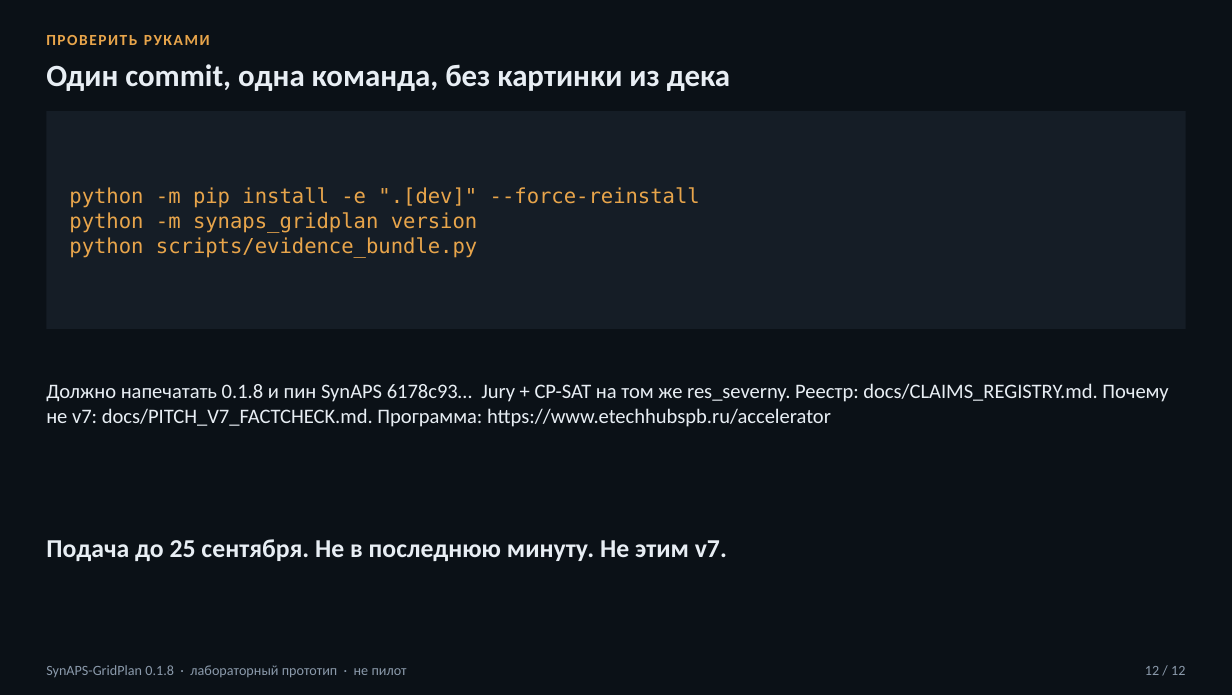
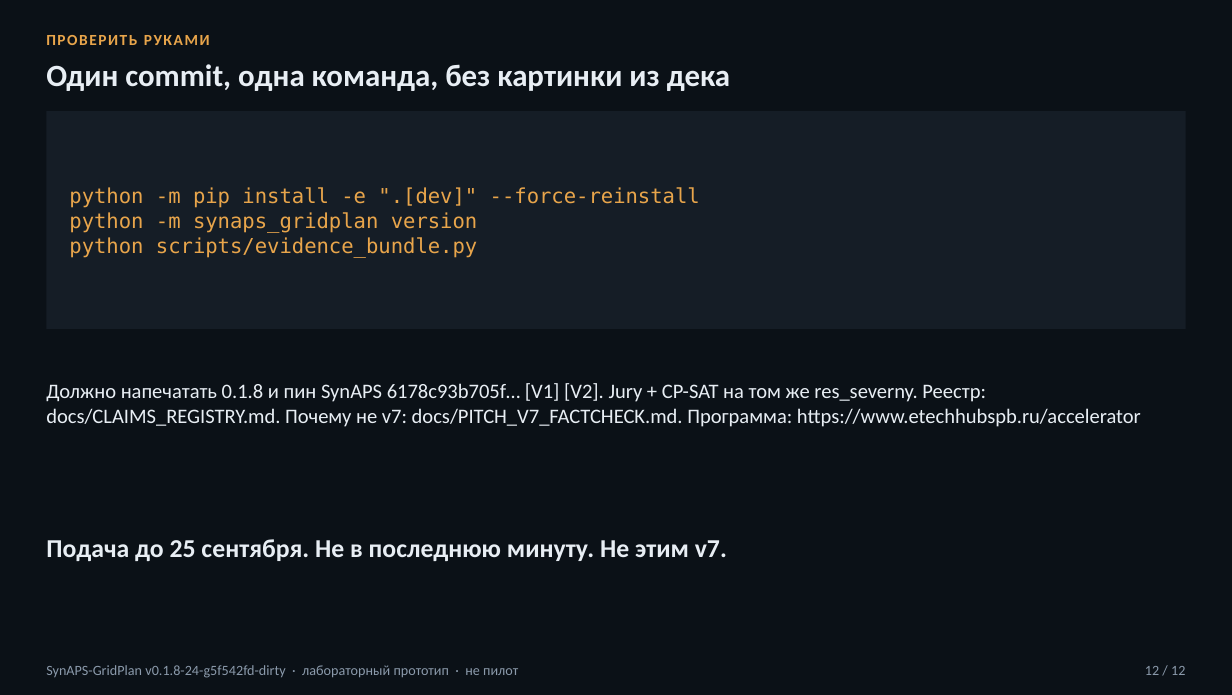
Before and after one commit to KonkovDV/SynAPS-GridPlan, a slide deck: slide 12 of SynAPS_v8_Evidence.pptx. Drawn at 1232x695 pixels with LibreOffice and Linux fonts; fonts in the diff are those of the drawing. Boxes give left, top, right and bottom in pixels: in the first picture for what was removed or moved away, otherwise in the second. Text is boxed around its words. In the diff, an @@ line names an element or a change of style, - is before the commit and + after.

Commit message:
build: rebuild evidence deck from jury_report and git describe
python scripts/build_deck.py reads jury_report.md, versions.py, PILOT budget, and git describe. Footer is no longer a hardcoded 0.1.8. pptx metadata is Коньков Д.В. / SynAPS with unique slide titles. CI diffs docs/DECK_TEXT.txt.

```diff
--- a/SynAPS_v8_Evidence.pptx
+++ b/SynAPS_v8_Evidence.pptx
@@ text at box(46, 383, 1141, 427): text changed @@
-Должно напечатать 0.1.8 и пин SynAPS 6178c93… Jury + CP-SAT на том же res_severny. Реестр: docs/CLAIMS_REGISTRY.md. Почему не v7: docs/PITCH_V7_FACTCHECK.md. Программа: https://www.etechhubspb.ru/accelerator
+Должно напечатать 0.1.8 и пин SynAPS 6178c93b705f… [V1] [V2]. Jury + CP-SAT на том же res_severny. Реестр: docs/CLAIMS_REGISTRY.md. Почему не v7: docs/PITCH_V7_FACTCHECK.md. Программа: https://www.etechhubspb.ru/accelerator
@@ text at box(46, 665, 518, 678): text changed @@
-SynAPS-GridPlan 0.1.8 · лабораторный прототип · не пилот
+SynAPS-GridPlan v0.1.8-24-g5f542fd-dirty · лабораторный прототип · не пилот
```
Also in this commit, not shown: 11 other slides changed, 16 other files.
